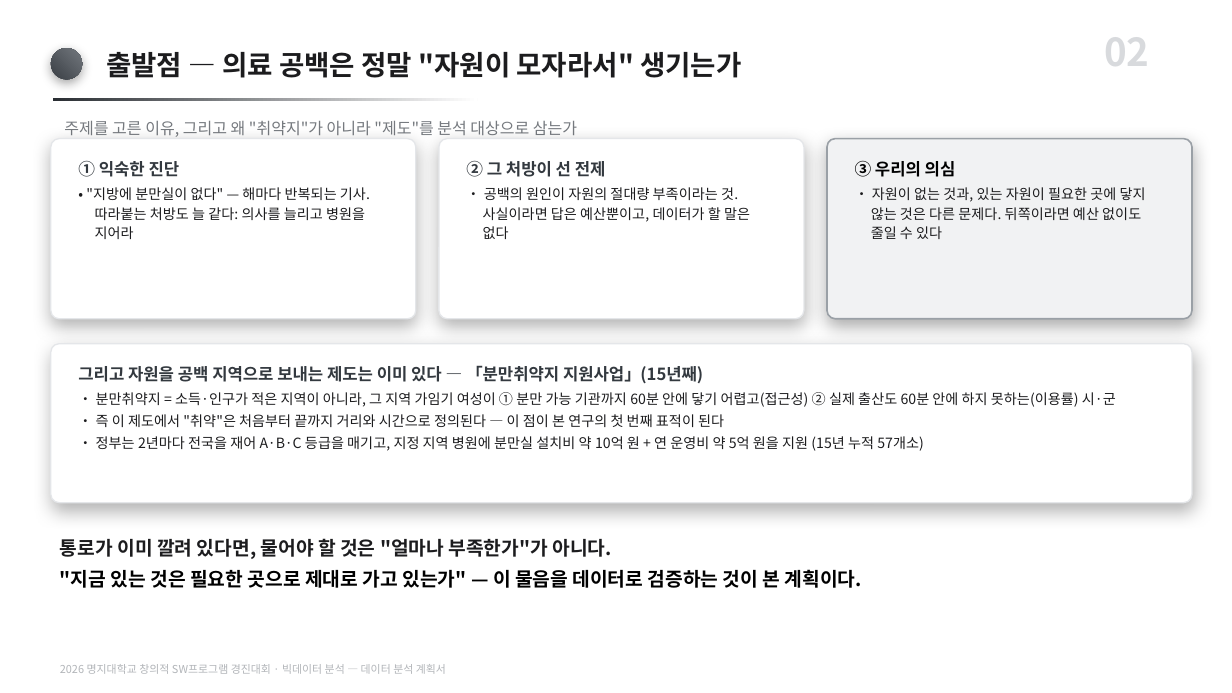
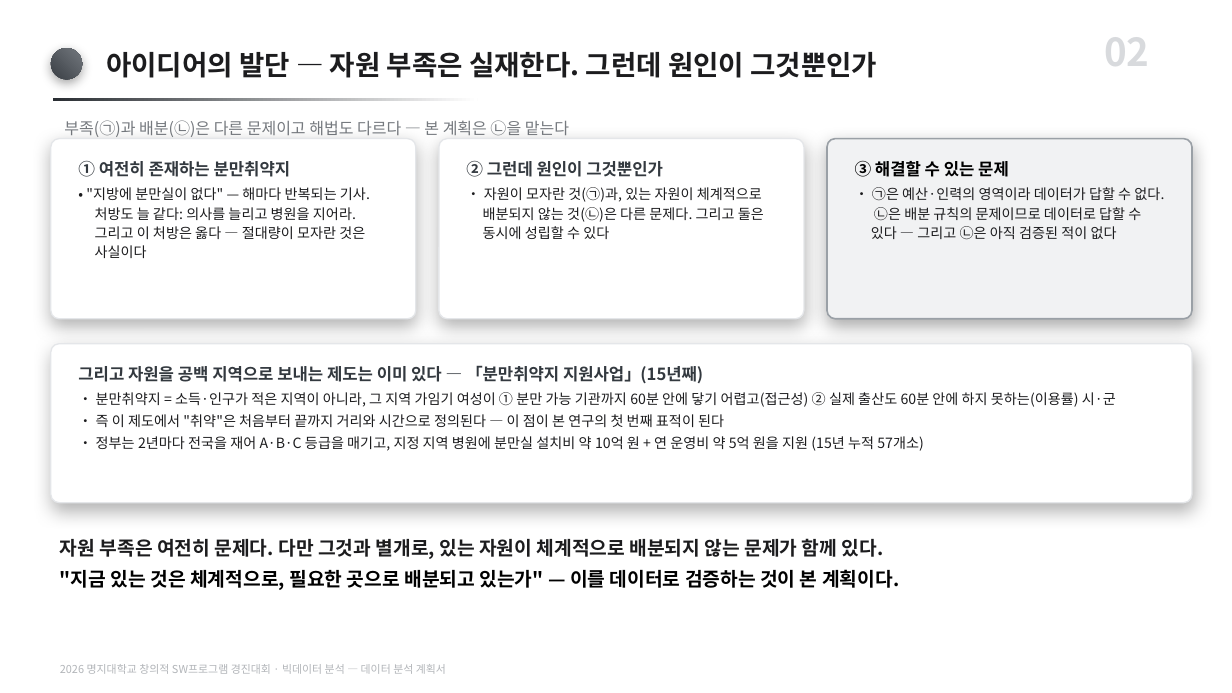
Before and after one commit to karvvan/maternity-care-policy-audit, a slide deck: slide 2 of 05_작업자료/_PPT생성본/데이터분석_계획서.pptx. Drawn at 1232x693 pixels with LibreOffice and Linux fonts; fonts in the diff are those of the drawing. Boxes give left, top, right and bottom in pixels: in the first picture for what was removed or moved away, otherwise in the second. Text is boxed around its words. In the diff, an @@ line names an element or a change of style, - is before the commit and + after.

Commit message:
발단 프레이밍 수정 — 자원 부족을 부정하지 않는다
"의료 공백은 자원이 모자라서 생기는가"는 잘못된 이분법이었다. 부족은 실재하고,
확충은 필요하다. 문제는 그것이 유일한 원인인지다.

보고서
- §1.1 재작성. "이 처방은 옳다"를 먼저 인정한 뒤, 부족(㉠)과 배분(㉡)을
  분리하고 둘이 동시에 성립함을 밝힘. 해법과 '데이터가 답할 수 있는가'를
  표로 대비시켜, 본 연구가 ㉡을 맡는 이유가 ㉠이 틀려서가 아니라 ㉡이
  검증된 적 없기 때문임을 명시.
- §1.6 재작성. 예산 증액을 부정하는 대신 '역할의 분리'로 방어선을 바꿈.
- §10.1 답을 "그것만은 아니다" → "부족과 별개로 배분 문제가 함께 존재한다"로.
- 논증 흐름 표 발단 행 수정. 25쪽 → 26쪽.

PPT 생성기 (양쪽)
- 발단 슬라이드를 같은 논리로 교체.
- 사용자가 PowerPoint에서 직접 고친 문구를 생성기에 역반영:
  '출발점' → '아이디어의 발단', '① 익숙한 진단' → '① 여전히 존재하는
  분만취약지', '③ 우리의 의심' → '③ 해결할 수 있는 문제'.
  생성기가 사용자 편집을 되돌리지 않게 한다.

제출본 PPT는 편집 중이므로 건드리지 않았다. 계획서만 staging에 생성.

```diff
--- a/05_작업자료/_PPT생성본/데이터분석_계획서.pptx
+++ b/05_작업자료/_PPT생성본/데이터분석_계획서.pptx
@@ text at [106, 52, 877, 78]: text changed @@
-출발점 — 의료 공백은 정말 "자원이 모자라서" 생기는가
+아이디어의 발단 — 자원 부족은 실재한다. 그런데 원인이 그것뿐인가
@@ text at [64, 120, 569, 137]: text changed @@
-주제를 고른 이유, 그리고 왜 "취약지"가 아니라 "제도"를 분석 대상으로 삼는가
+부족(㉠)과 배분(㉡)은 다른 문제이고 해법도 다르다 — 본 계획은 ㉡을 맡는다
@@ text at [78, 161, 370, 258]: text changed @@
-① 익숙한 진단
-• "지방에 분만실이 없다" — 해마다 반복되는 기사. 따라붙는 처방도 늘 같다: 의사를 늘리고 병원을 지어라
+① 여전히 존재하는 분만취약지
+• "지방에 분만실이 없다" — 해마다 반복되는 기사. 처방도 늘 같다: 의사를 늘리고 병원을 지어라. 그리고 이 처방은 옳다 — 절대량이 모자란 것은 사실이다
@@ text at [466, 161, 764, 239]: text changed @@
-② 그 처방이 선 전제
-• 공백의 원인이 자원의 절대량 부족이라는 것. 사실이라면 답은 예산뿐이고, 데이터가 할 말은 없다
+② 그런데 원인이 그것뿐인가
+• 자원이 모자란 것(㉠)과, 있는 자원이 체계적으로 배분되지 않는 것(㉡)은 다른 문제다. 그리고 둘은 동시에 성립할 수 있다
@@ text at [855, 160, 1164, 240]: text changed @@
-③ 우리의 의심
-• 자원이 없는 것과, 있는 자원이 필요한 곳에 닿지 않는 것은 다른 문제다. 뒤쪽이라면 예산 없이도 줄일 수 있다
+③ 해결할 수 있는 문제
+• ㉠은 예산·인력의 영역이라 데이터가 답할 수 없다. ㉡은 배분 규칙의 문제이므로 데이터로 답할 수 있다 — 그리고 ㉡은 아직 검증된 적이 없다
@@ text at [60, 538, 899, 590]: text changed @@
-통로가 이미 깔려 있다면, 물어야 할 것은 "얼마나 부족한가"가 아니다.
-"지금 있는 것은 필요한 곳으로 제대로 가고 있는가" — 이 물음을 데이터로 검증하는 것이 본 계획이다.
+자원 부족은 여전히 문제다. 다만 그것과 별개로, 있는 자원이 체계적으로 배분되지 않는 문제가 함께 있다.
+"지금 있는 것은 체계적으로, 필요한 곳으로 배분되고 있는가" — 이를 데이터로 검증하는 것이 본 계획이다.
```
Also in this commit, not shown: 6 other files.
